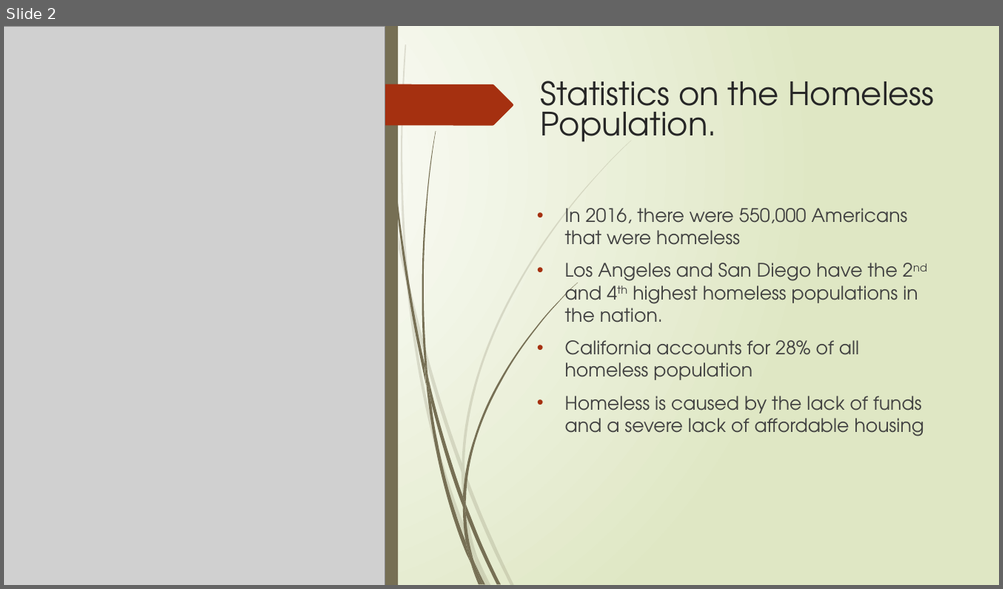
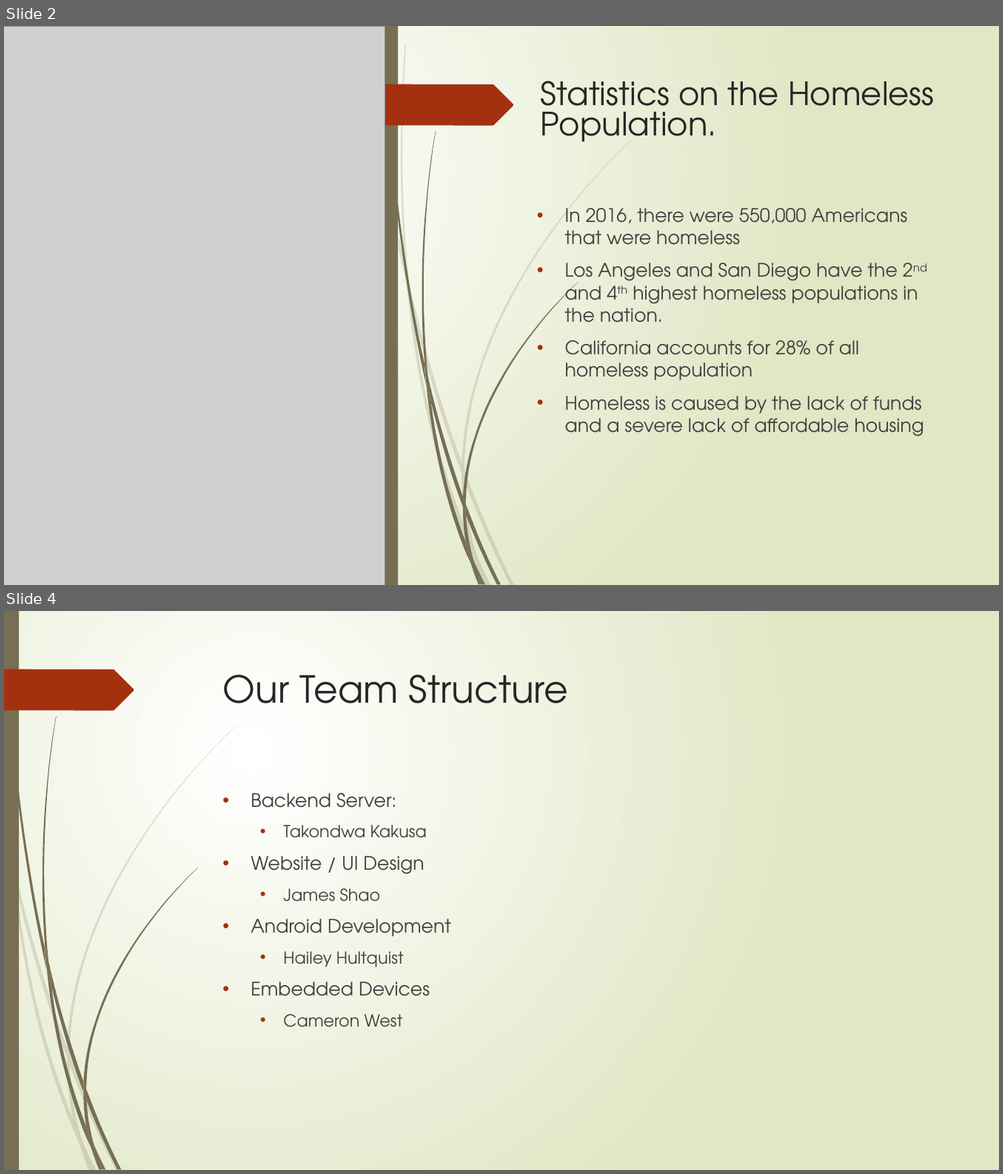
Before and after one commit to tkakusa/Qiosk, a slide deck: Helping the Homeless with QCare Qiosk.pptx. Shown one above the other, each under a label of ours: slide 2 before the commit, slides 2 and 4 after it; the slides between them are not shown. The pictures are 1003x589 and 1003x1174 pixels, drawn with LibreOffice and Linux fonts; fonts in the diff are those of the drawing; grey boxes stand for pictures. Boxes give left, top, right and bottom in pixels: in the first picture for what was removed or moved away, otherwise in the second. Text is boxed around its words. In the diff, an @@ line names an element or a change of style, - is before the commit and + after.

```diff
--- a/Helping the Homeless with QCare Qiosk.pptx
+++ b/Helping the Homeless with QCare Qiosk.pptx
@@ slide 4 added at bbox=[4, 611, 999, 1170], background gradient #FFFFFF to #DFE8C4; not listed: 12 template elements that a slide beside it also shows @@
@@ title added at bbox=[223, 675, 568, 703], 36 pt, text #262626 @@
+Our Team Structure
@@ text added at bbox=[250, 793, 451, 1028], 18 pt, text #404040 @@
+• Backend Server:
+  • Takondwa Kakusa
+• Website / UI Design
+  • James Shao
+• Android Development
+  • Hailey Hultquist
+• Embedded Devices
+  • Cameron West
@@ group added at bbox=[12, 725, 237, 1144]: 5 freeform shapes @@
@@ group added at bbox=[42, 716, 198, 1150]: 7 freeform shapes @@
```
Also in this commit, not shown: 1 slide changed, 2 other slides added, 3 other files.
